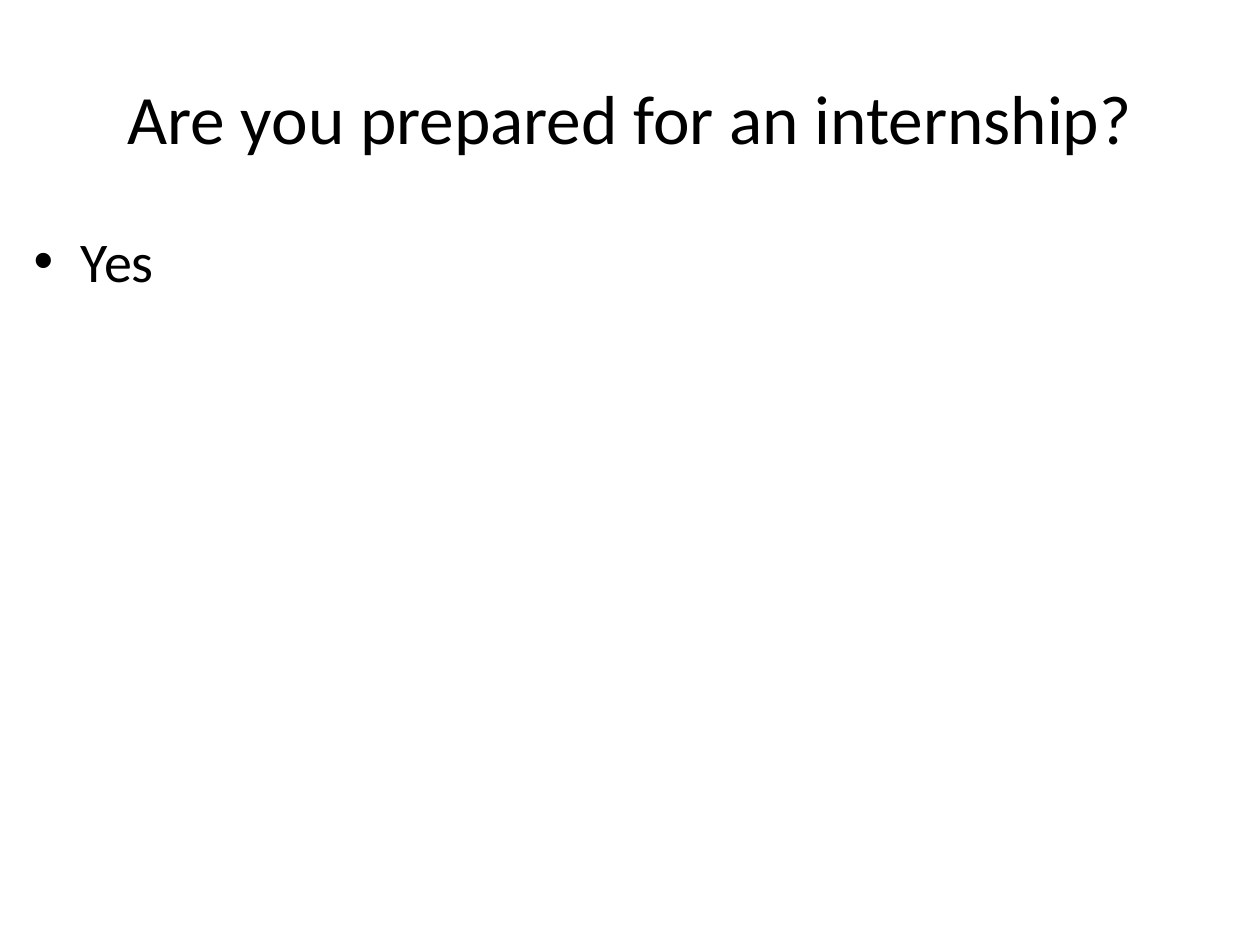
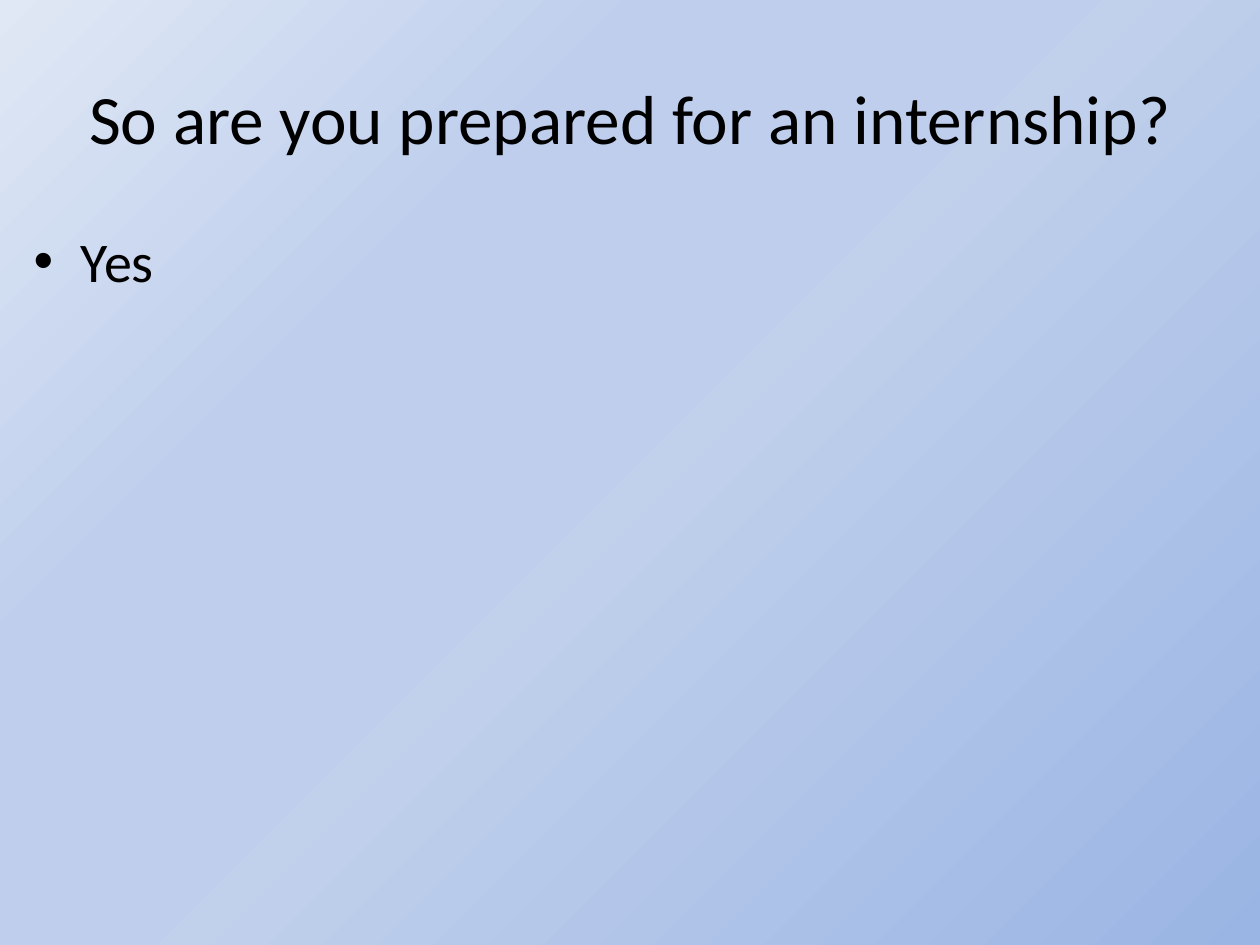
Before and after one commit to BarkleyBG/BSA_info, a slide deck: slide 20 of BSA Internship Workshop 2016 Slides.pptx (slide 17 before the commit). Drawn at 1260x945 pixels with LibreOffice and Linux fonts; fonts in the diff are those of the drawing. Boxes give left, top, right and bottom in pixels: in the first picture for what was removed or moved away, otherwise in the second. Text is boxed around its words. In the diff, an @@ line names an element or a change of style, - is before the commit and + after.

```diff
--- a/BSA Internship Workshop 2016 Slides.pptx
+++ b/BSA Internship Workshop 2016 Slides.pptx
@@ background #FFFFFF to gradient #9AB5E4 to #C2D1ED to #BECEEC to #E1E8F5 @@
@@ title at bbox=[89, 96, 1170, 156]: text changed @@
-Are you prepared for an internship?
+So are you prepared for an internship?
```
Also in this commit, not shown: 36 other slides changed, 4 slides added.
